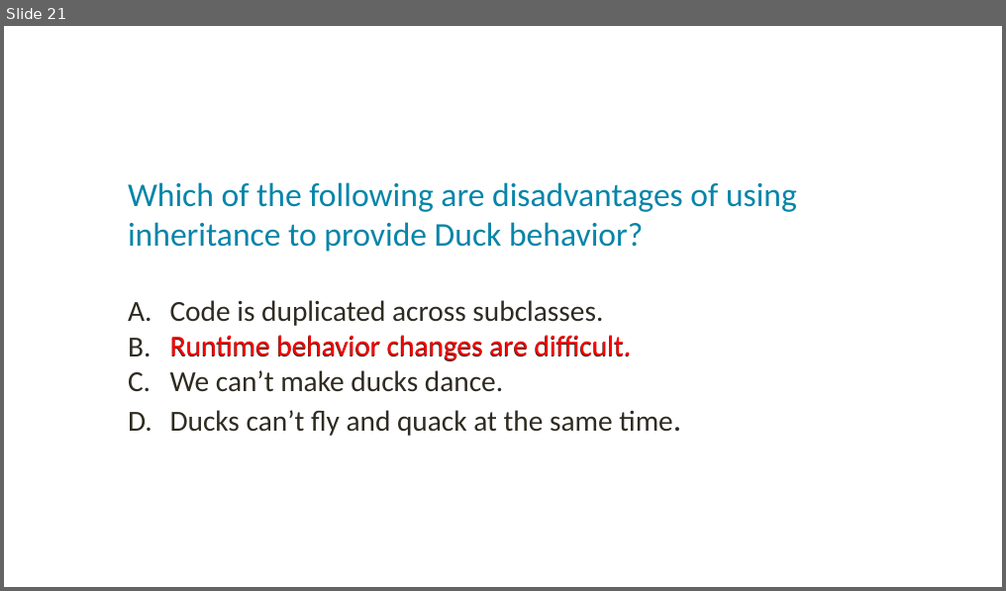
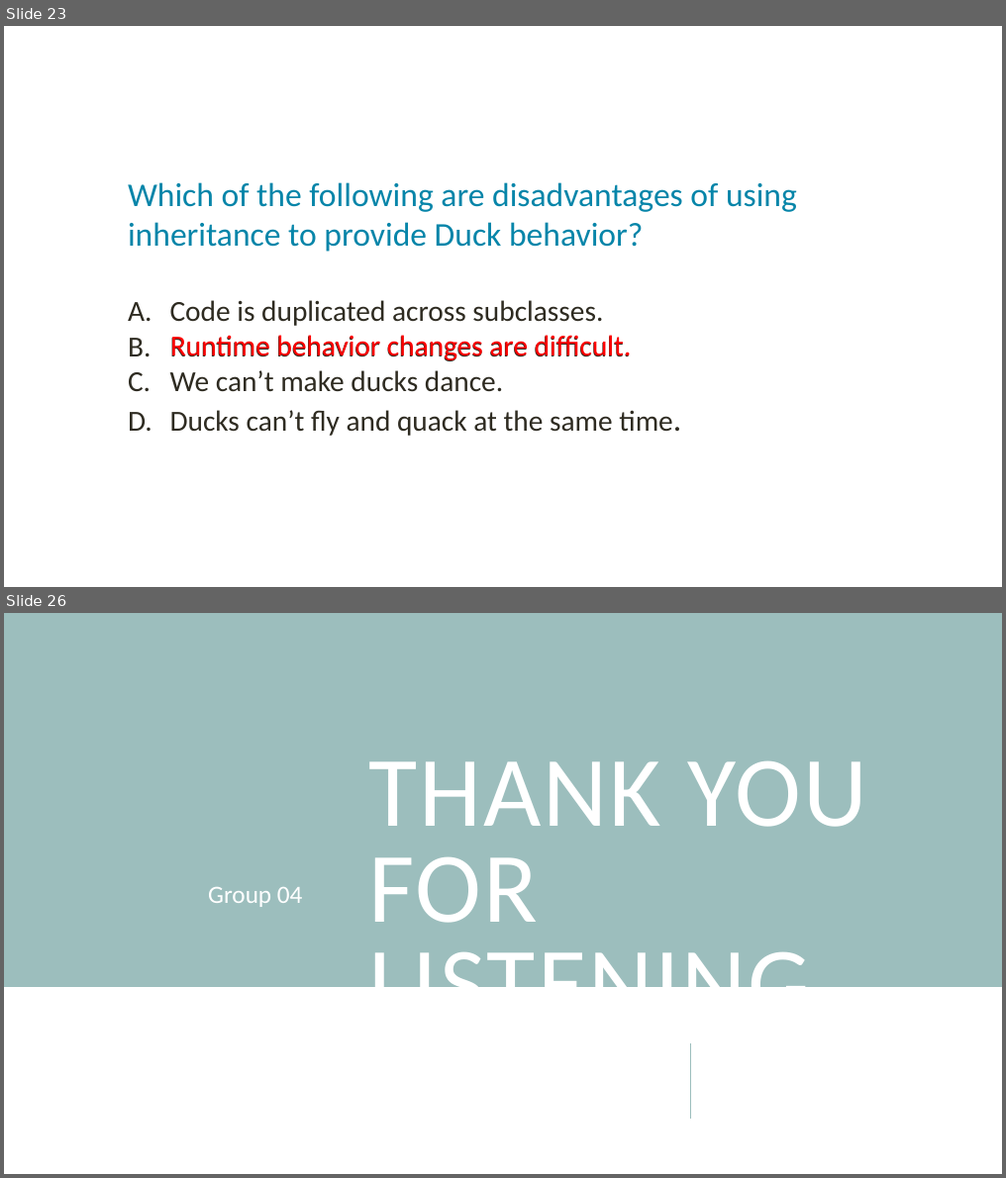
Before and after one commit to ntninh18/crossy-road, a slide deck: seminar/StrategyPattern.pptx. Shown one above the other, each under a label of ours: slide 21 before the commit, slides 23 and 26 after it; the slides between them are not shown. The pictures are 1006x591 and 1006x1178 pixels, drawn with LibreOffice and Linux fonts; fonts in the diff are those of the drawing. Boxes give left, top, right and bottom in pixels: in the first picture for what was removed or moved away, otherwise in the second. Text is boxed around its words. In the diff, an @@ line names an element or a change of style, - is before the commit and + after.

```diff
--- a/seminar/StrategyPattern.pptx
+++ b/seminar/StrategyPattern.pptx
@@ slide 26 added at box(4, 613, 1002, 1174), background #FFFFFF @@
@@ rectangle added at box(4, 613, 1002, 987), fill #9CBEBD @@
@@ title added at box(368, 761, 867, 987), 96 pt, text #FFFFFF @@
+THANK YOU
+FOR LISTENING
@@ subtitle added at box(208, 887, 303, 907), 24 pt, text #FFFFFF @@
+Group 04
@@ line added from (690, 1119) to (690, 1045), #9CBEBD 1.5 pt @@
@@ what was slide 21 is now slide 23 @@
```
Also in this commit, not shown: 5 slides changed, 7 other slides added, 4 slides removed.
